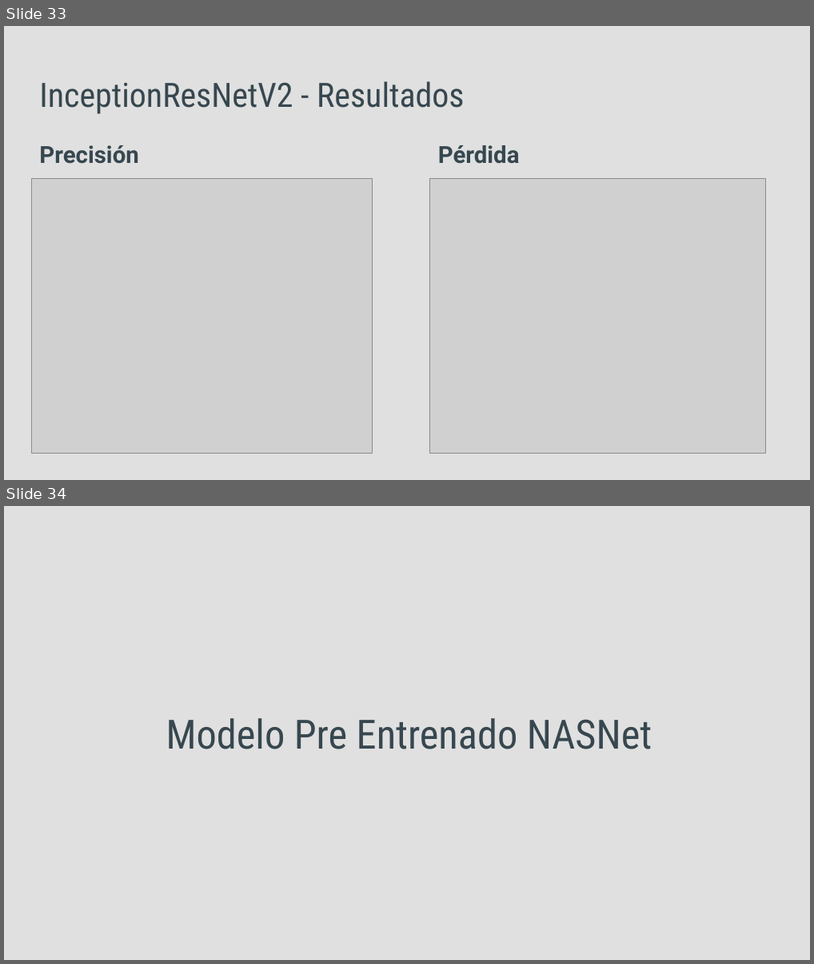
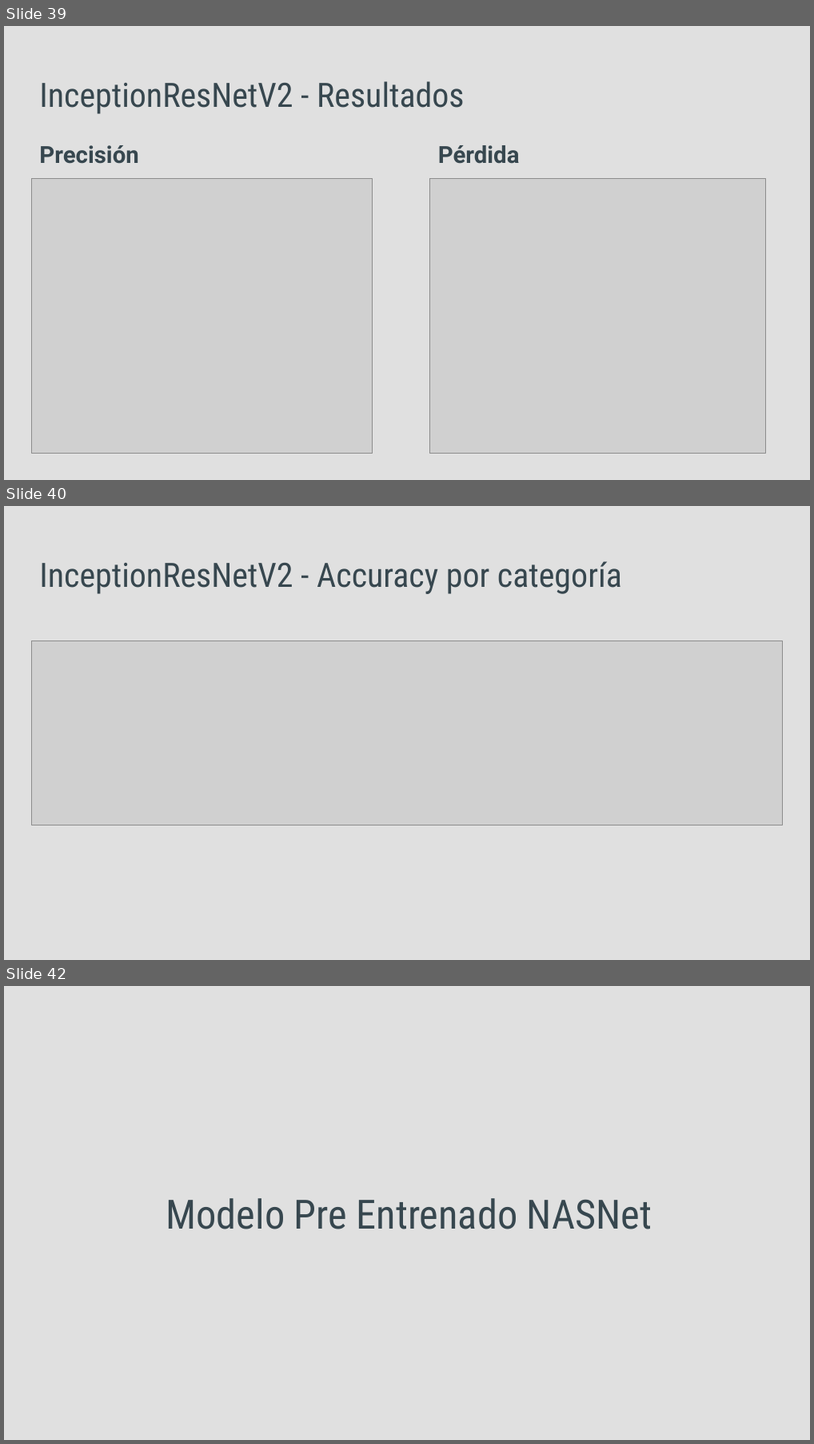
Before and after one commit to cscovino/Reservoir-Dogs, a slide deck: presentacion/Dasafio2_Grupo4_CNN.pptx. Shown one above the other, each under a label of ours: slides 33 and 34 before the commit, slides 39, 40 and 42 after it; the slides between them are not shown. The pictures are 814x964 and 814x1444 pixels, drawn with LibreOffice and Linux fonts; fonts in the diff are those of the drawing; grey boxes stand for pictures. Boxes give left, top, right and bottom in pixels: in the first picture for what was removed or moved away, otherwise in the second. Text is boxed around its words. In the diff, an @@ line names an element or a change of style, - is before the commit and + after.

Commit message:
Gráficos (accuracy / matriz de confusión)

```diff
--- a/presentacion/Dasafio2_Grupo4_CNN.pptx
+++ b/presentacion/Dasafio2_Grupo4_CNN.pptx
@@ slide 40 added at <box>4,506,810,960</box>, background #E0E0E0 @@
@@ title added at <box>39,561,622,594</box>, 30 pt, text #37474F @@
+InceptionResNetV2 - Accuracy por categoría
@@ picture added at <box>31,640,783,825</box> @@
@@ what was slide 33 is now slide 39 @@
@@ what was slide 34 is now slide 42 @@
```
Also in this commit, not shown: 5 slides changed, 14 other slides added, 1 other file.
